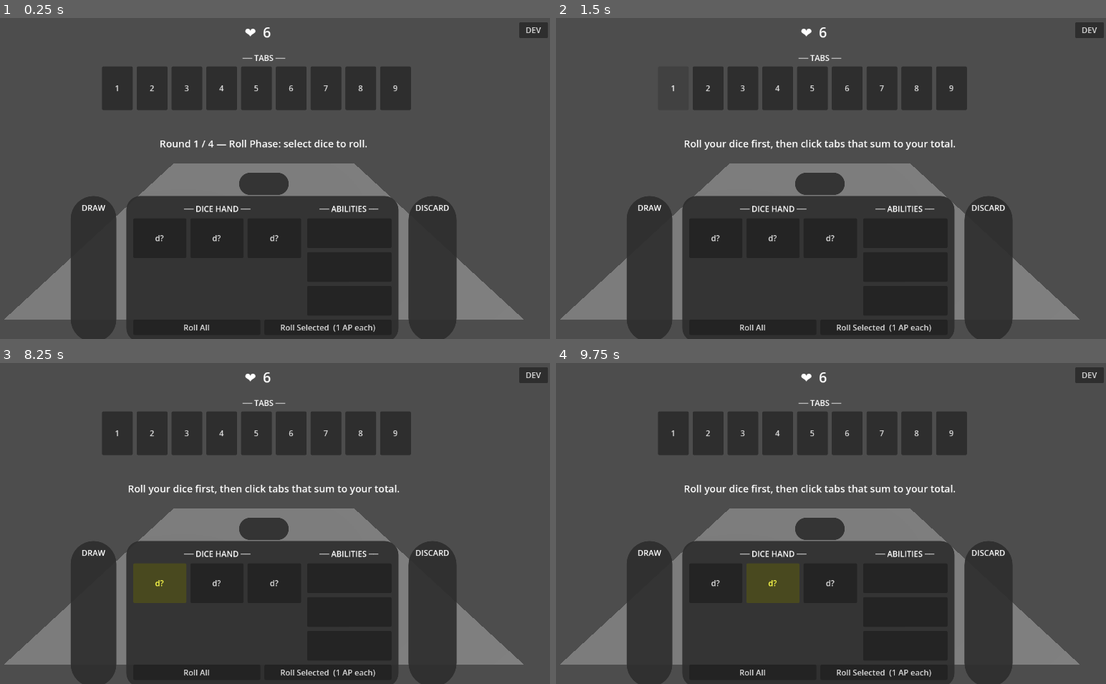
Above: before the commit, frames 1-4 (two rows, left to right).
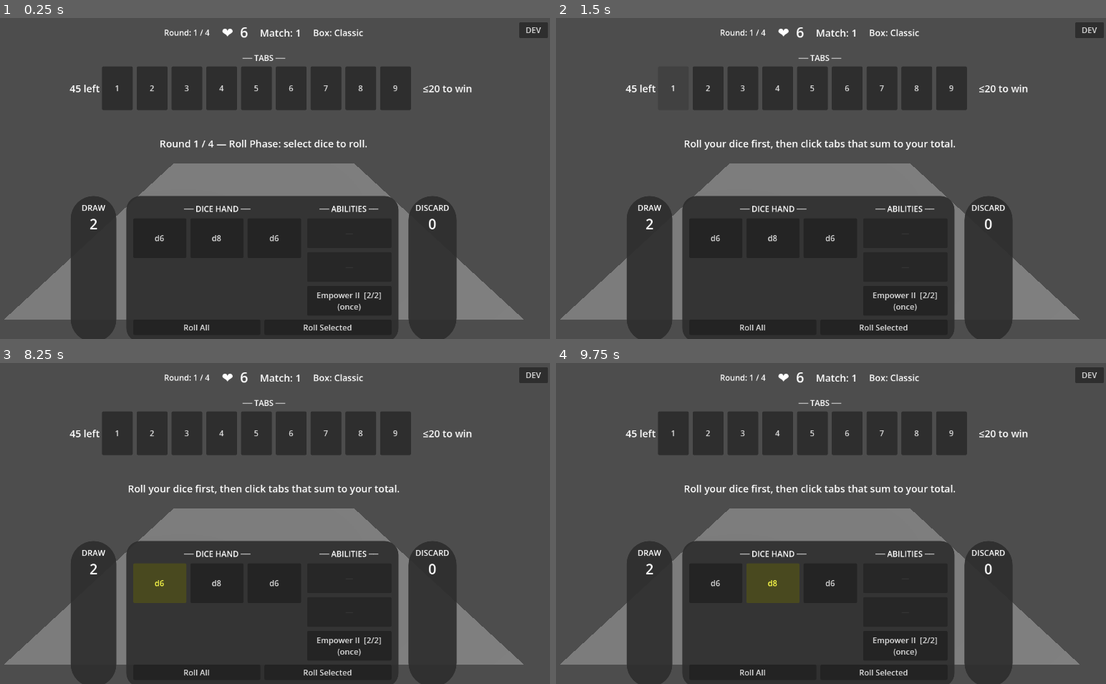
Above: after the commit, the same moments.

Repository: caleb-the-dev/SealTheBox
Game: Godot game, scene res://scenes/match/match.tscn
The game is run twice, just before and just after one commit, with the same random seed, the same clock (stepped at 60 frames per second) and the same inputs.
Inputs (mouse positions are in pixels of both pictures, inside the frame that each line leads up to):
- Up to frame 1 (0.25 s): no input
- Up to frame 2 (1.5 s): click "Roll Selected (1 AP each)" (after the commit: "Roll Selected") at 0.5 s; click "1" at 1.25 s
- Up to frame 3 (8.25 s): click "2" at 2 s; click "3" at 2.75 s; click "4" at 3.5 s; click "5" at 4.25 s; click "6" at 5 s; click "7" at 5.75 s; click "8" at 6.5 s; click "9" at 7.25 s; click (159, 584) at 8 s, where only the run before the commit has a clickable "d?"
- Up to frame 4 (9.75 s): click (715, 584) at 8.75 s, where only the run after the commit has a clickable "d6"; click (770, 584) at 9.5 s, where only the run before the commit has a clickable "d?"

The runs differ from the first frame. In frame 1, 1.5% of the frame differs, in the area x 12-86%, y 2-98%; in frame 2, 1.5%; in frame 3, 1.5%; in frame 4, 1.5%.
Error before the commit: Invalid access to property or key 'ap' on a base object of type 'Node (game_state.gd)'. (res://scripts/match/match.gd:828)

Commit message:
feat: remove AP badge from HUD and AP references from roll button text

Diff:
--- a/seal-the-box/scripts/match/match.gd
+++ b/seal-the-box/scripts/match/match.gd
@@ -12,7 +12,6 @@
 
 # ── ui references ───────────────────────────────────────────────────────────
 var _hp_label: Label
-var _ap_label: Label
 var _round_label: Label
 var _status_label: Label
 var _tab_buttons: Array[Button] = []
@@ -196,25 +195,6 @@
 	_status_label.add_theme_font_size_override("font_size", 20)
 	root.add_child(_status_label)
 
-	# ── AP badge — centered circle, between status and table ────────────────
-	var ap_row = HBoxContainer.new()
-	ap_row.anchor_left = 0.0
-	ap_row.anchor_right = 1.0
-	ap_row.anchor_top = 1.0
-	ap_row.anchor_bottom = 1.0
-	ap_row.offset_top = -335
-	ap_row.offset_bottom = -290
-	ap_row.alignment = BoxContainer.ALIGNMENT_CENTER
-	root.add_child(ap_row)
-
-	var ap_panel = _make_rounded_panel(50, DARK, 20, 8)
-	ap_row.add_child(ap_panel)
-	_ap_label = Label.new()
-	_ap_label.add_theme_font_size_override("font_size", 16)
-	_ap_label.custom_minimum_size = Vector2(60, 0)
-	_ap_label.horizontal_alignment = HORIZONTAL_ALIGNMENT_CENTER
-	ap_panel.add_child(_ap_label)
-
 	# ── Bottom: [DRAW circle] [Dice + Abilities oval] [DISCARD circle] ──────
 	var bottom = HBoxContainer.new()
 	bottom.anchor_left = 0.0
@@ -334,7 +314,7 @@
 	btn_row.add_child(_roll_all_button)
 
 	_action_button = Button.new()
-	_action_button.text = "Roll Selected  (1 AP each)"
+	_action_button.text = "Roll Selected"
 	_action_button.size_flags_horizontal = Control.SIZE_EXPAND_FILL
 	_action_button.pressed.connect(_on_action_pressed)
 	btn_row.add_child(_action_button)
@@ -567,7 +547,7 @@
 func _on_phase_changed(phase: String) -> void:
 	_current_phase = phase
 	if phase == "roll":
-		_action_button.text = "Roll Selected  (1 AP each)"
+		_action_button.text = "Roll Selected"
 		_roll_all_button.disabled = false
 		_continue_button.disabled = false
 	else:
@@ -825,7 +805,6 @@
 # ── ui refresh ───────────────────────────────────────────────────────────────
 func _refresh_ui() -> void:
 	_hp_label.text = "❤  %d" % GameState.hp
-	_ap_label.text = "AP: %d" % GameState.ap
 	_round_label.text = "Round: %d / %d" % [GameState.round, GameState.round_limit]
 	_match_label.text = "Match: %d" % _run_manager.match_number
 	if GameState.current_box:
